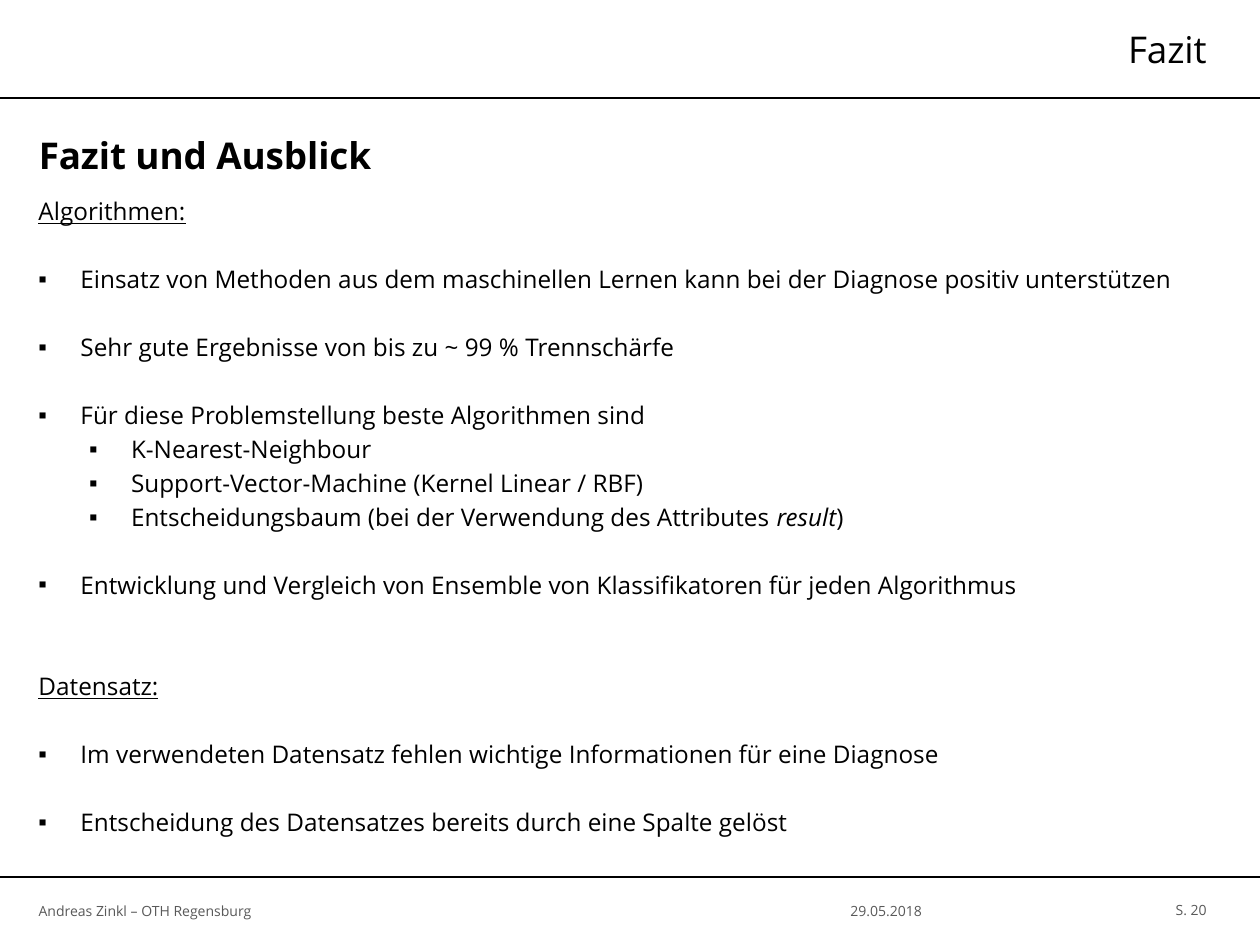
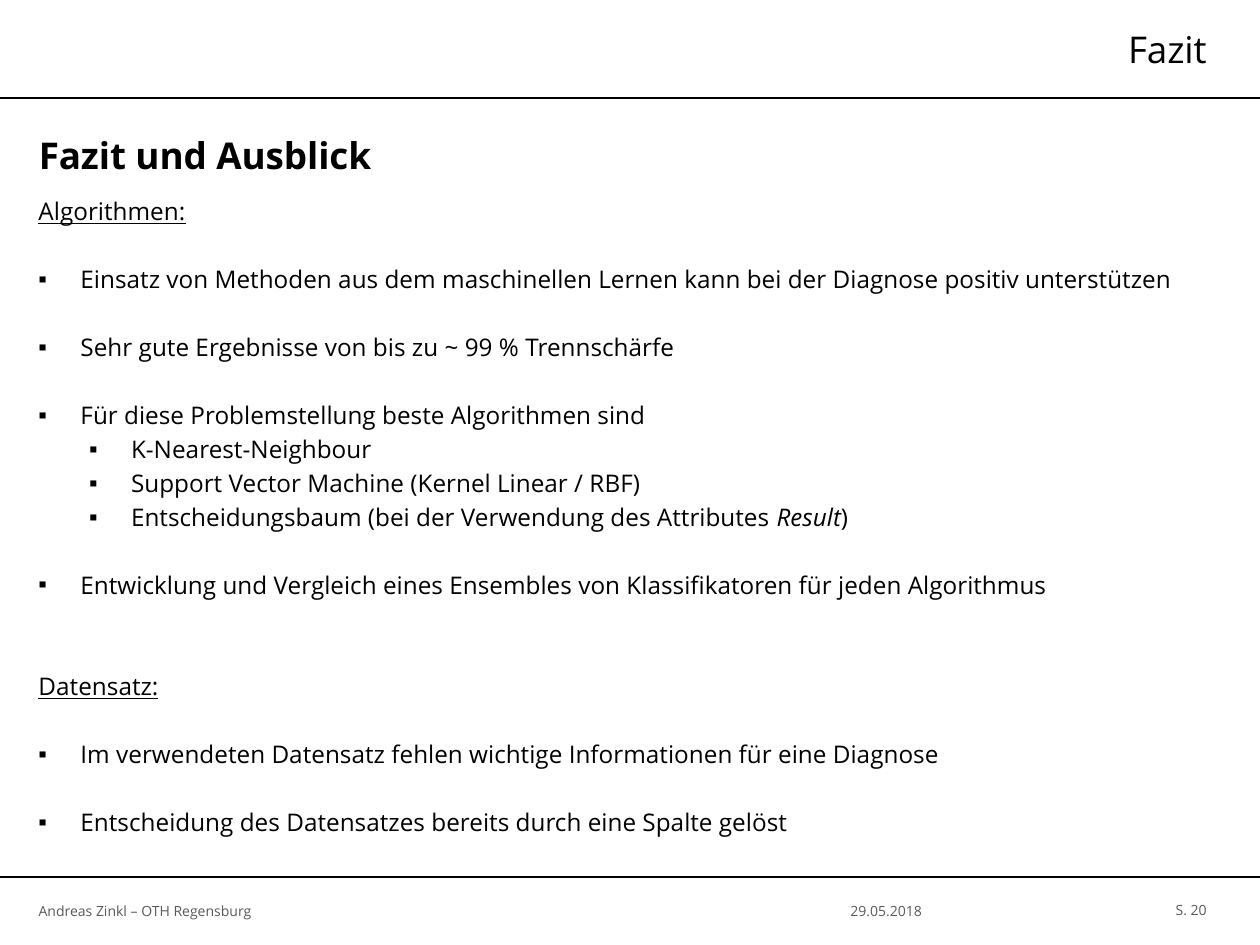
Before and after one commit to zinklandi/Autism_Classification_Paper, a slide deck: slide 20 of IML-Praesentation.pptx. Drawn at 1260x945 pixels with LibreOffice and Linux fonts; fonts in the diff are those of the drawing; background and template pictures are left out. Boxes give left, top, right and bottom in pixels: in the first picture for what was removed or moved away, otherwise in the second. Text is boxed around its words. In the diff, an @@ line names an element or a change of style, - is before the commit and + after.

Commit message:
update

```diff
--- a/IML-Praesentation.pptx
+++ b/IML-Praesentation.pptx
@@ text at bbox=[80, 473, 1046, 600]: text changed @@
-  ▪ Support-Vector-Machine (Kernel Linear / RBF)
-  ▪ Entscheidungsbaum (bei der Verwendung des Attributes result)
-▪ Entwicklung und Vergleich von Ensemble von Klassifikatoren für jeden Algorithmus
+  ▪ Support Vector Machine (Kernel Linear / RBF)
+  ▪ Entscheidungsbaum (bei der Verwendung des Attributes Result)
+▪ Entwicklung und Vergleich eines Ensembles von Klassifikatoren für jeden Algorithmus
```
Also in this commit, not shown: 6 other slides changed.
